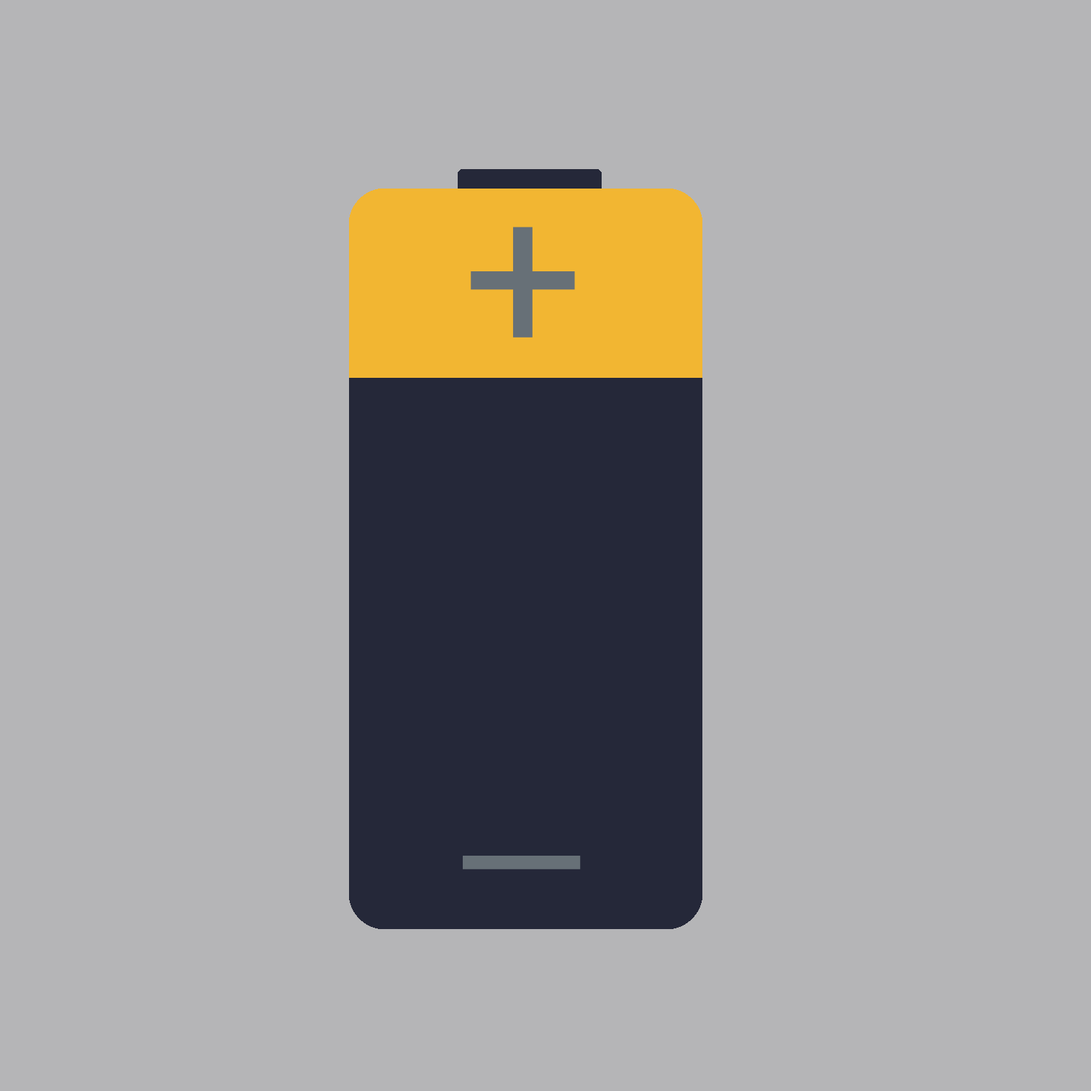
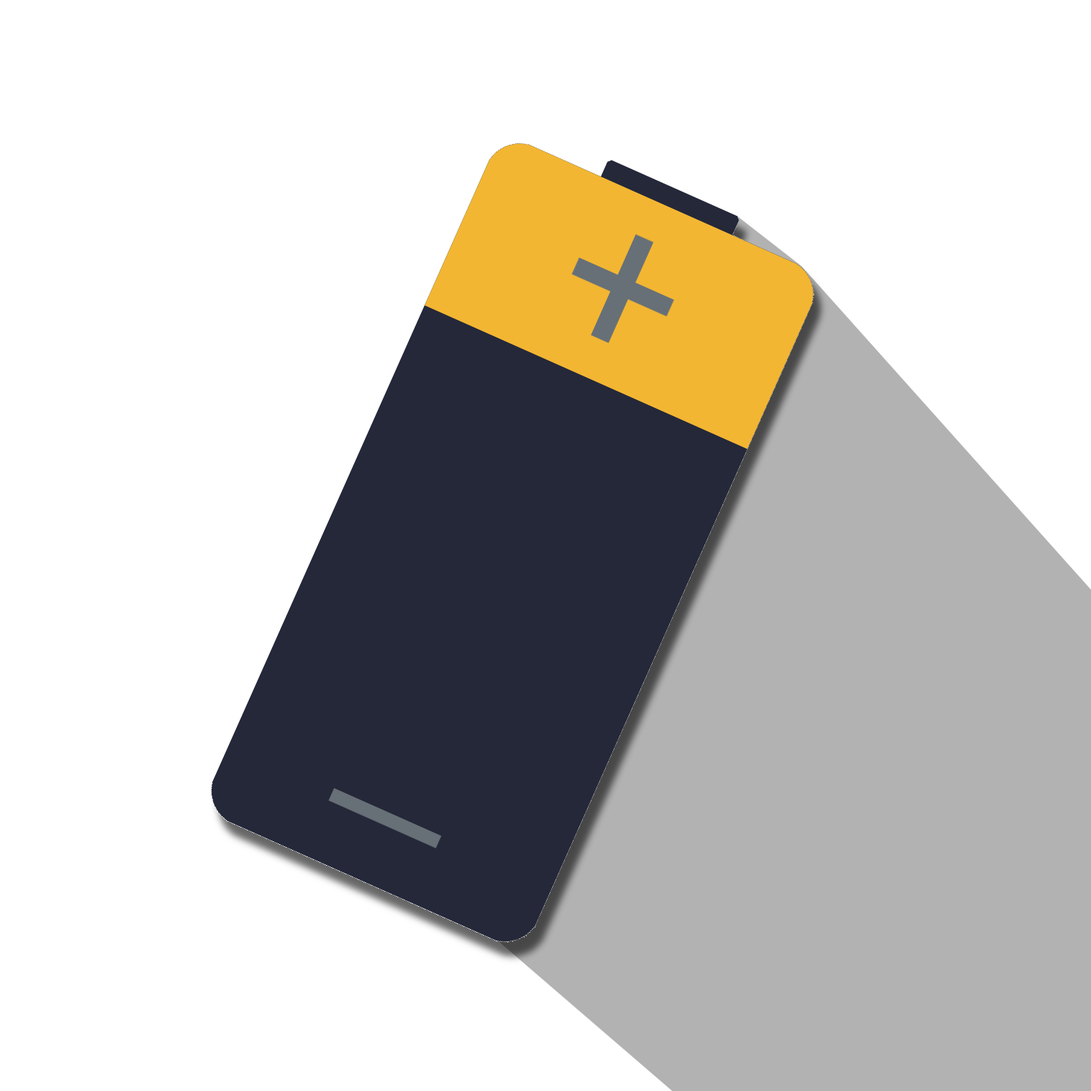
Comparing the layer stacks of the two (1091, 1091) images. Changes:
painted on "Negative Pole" over [328, 788, 582, 870]
painted on "Positive Pole" over [470, 226, 675, 344]
painted on "Battery Top" over [349, 143, 815, 450]
added layer "Drop Shadow #2" (60%) in group "Battery" over [208, 217, 831, 967]
painted on "Battery Body" over [210, 141, 816, 944]
added layer "Drop Shadow" (30%) in group "Battery" over [495, 215, 1091, 1091]
hid "TmpBackground" over [0, 0, 1091, 1091]
